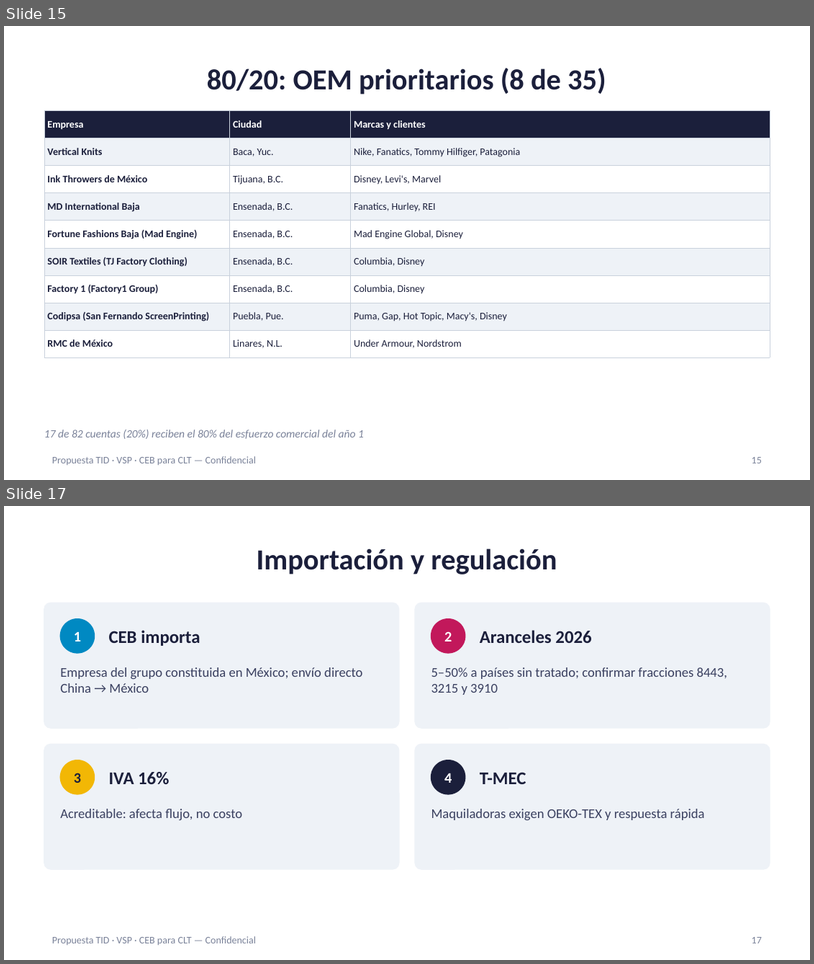
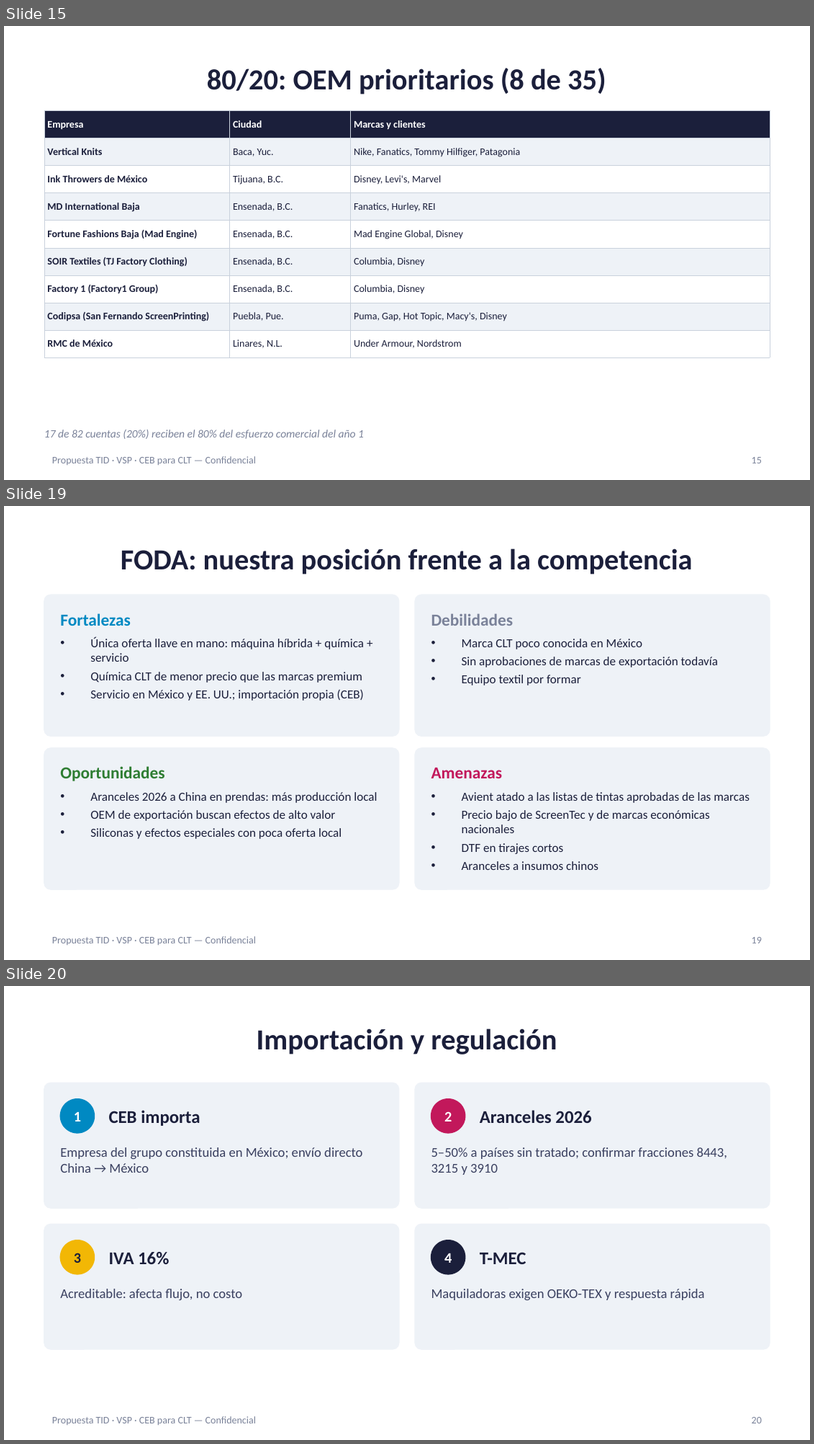
Before and after one commit to carlosmoreno793508/Cosas-Carlos, a slide deck: propuesta-clt/Presentacion_Propuesta_CLT_ES.pptx. Shown one above the other, each under a label of ours: slides 15 and 17 before the commit, slides 15, 19 and 20 after it; the slides between them are not shown. The pictures are 814x964 and 814x1444 pixels, drawn with LibreOffice and Linux fonts; fonts in the diff are those of the drawing. Boxes give left, top, right and bottom in pixels: in the first picture for what was removed or moved away, otherwise in the second. Text is boxed around its words. In the diff, an @@ line names an element or a change of style, - is before the commit and + after.

```diff
--- a/propuesta-clt/Presentacion_Propuesta_CLT_ES.pptx
+++ b/propuesta-clt/Presentacion_Propuesta_CLT_ES.pptx
@@ slide 19 added at box(4, 506, 810, 960), background #FFFFFF; not listed: 1 template element that a slide beside it also shows @@
@@ title added at box(121, 548, 692, 574), 26 pt, text #1B1F3B, bold @@
+FODA: nuestra posición frente a la competencia
@@ rounded rectangle added at box(44, 595, 399, 736), fill #EEF2F7, outline #EEF2F7 1 pt @@
@@ text added at box(60, 613, 131, 626), 15 pt, text #0089C2, bold @@
+Fortalezas
@@ rounded rectangle added at box(415, 595, 770, 736), fill #EEF2F7, outline #EEF2F7 1 pt @@
@@ text added at box(432, 613, 514, 626), 15 pt, text #7A8299, bold @@
+Debilidades
@@ text added at box(90, 637, 364, 700), 11 pt, text #1B1F3B @@
+• Única oferta llave en mano: máquina híbrida + química + servicio
+• Química CLT de menor precio que las marcas premium
+• Servicio en México y EE. UU.; importación propia (CEB)
@@ text added at box(462, 638, 718, 685), 11 pt, text #1B1F3B @@
+• Marca CLT poco conocida en México
+• Sin aprobaciones de marcas de exportación todavía
+• Equipo textil por formar
@@ rounded rectangle added at box(44, 748, 399, 889), fill #EEF2F7, outline #EEF2F7 1 pt @@
@@ rounded rectangle added at box(415, 748, 770, 889), fill #EEF2F7, outline #EEF2F7 1 pt @@
@@ text added at box(60, 766, 165, 781), 15 pt, text #2E7D32, bold @@
+Oportunidades
@@ text added at box(432, 767, 503, 778), 15 pt, text #C2185B, bold @@
+Amenazas
@@ text added at box(90, 792, 377, 839), 11 pt, text #1B1F3B @@
+• Aranceles 2026 a China en prendas: más producción local
+• OEM de exportación buscan efectos de alto valor
+• Siliconas y efectos especiales con poca oferta local
@@ text added at box(462, 792, 750, 870), 11 pt, text #1B1F3B @@
+• Avient atado a las listas de tintas aprobadas de las marcas
+• Precio bajo de ScreenTec y de marcas económicas nacionales
+• DTF en tirajes cortos
+• Aranceles a insumos chinos
@@ page number added at box(752, 937, 762, 943), 9 pt, text #7A8299 @@
+19
@@ what was slide 17 is now slide 20 @@
@@ page number at box(752, 1417, 762, 1423): text changed @@
-17
+20
```
Also in this commit, not shown: 2 slides changed, 2 other slides added, 9 other files.
